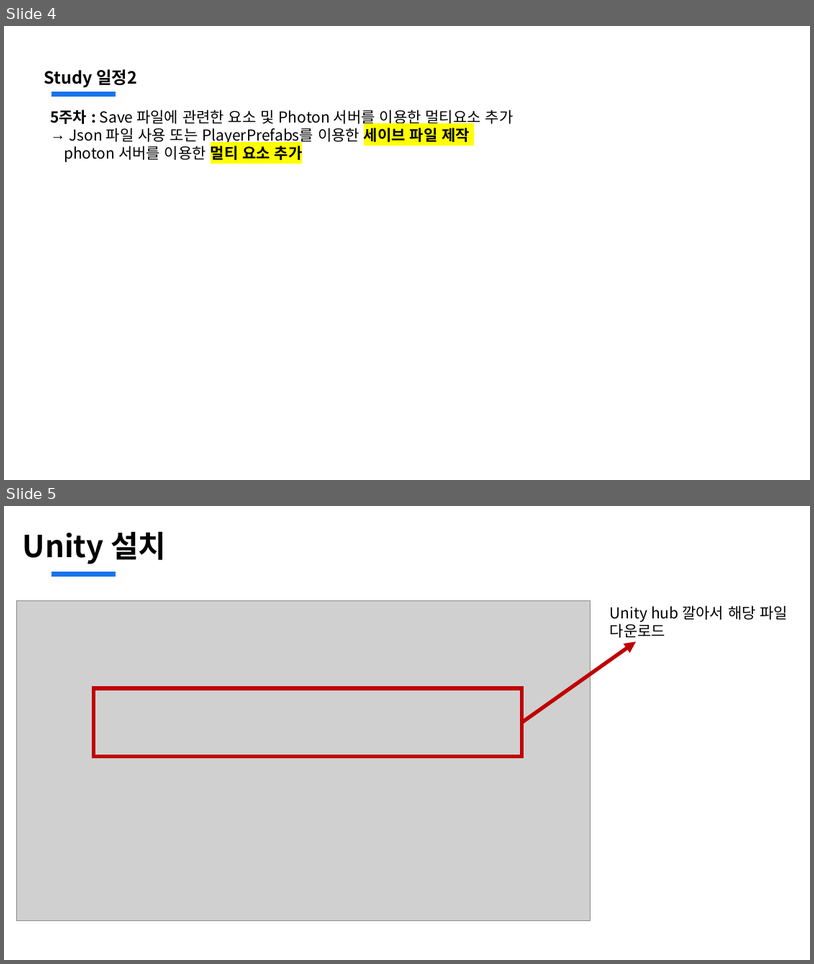
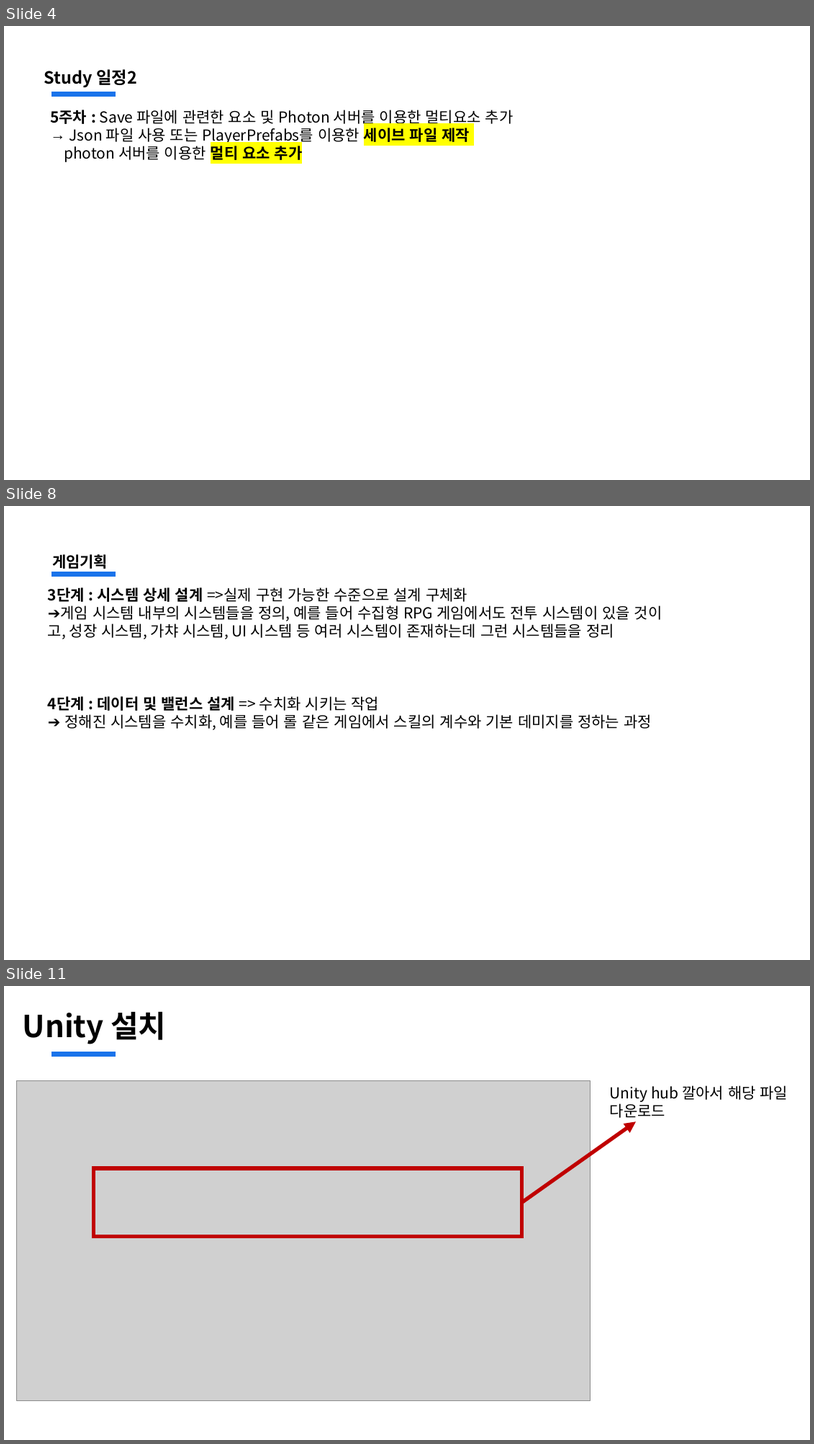
Before and after one commit to jsjin01/MJsec_Unity_Mentoring, a slide deck: MJsec_게임 개발 멘토링/MJsec_1주차.pptx. Shown one above the other, each under a label of ours: slides 4 and 5 before the commit, slides 4, 8 and 11 after it; the slides between them are not shown. The pictures are 814x964 and 814x1444 pixels, drawn with LibreOffice and Linux fonts; fonts in the diff are those of the drawing; grey boxes stand for pictures. Boxes give left, top, right and bottom in pixels: in the first picture for what was removed or moved away, otherwise in the second. Text is boxed around its words. In the diff, an @@ line names an element or a change of style, - is before the commit and + after.

```diff
--- a/MJsec_게임 개발 멘토링/MJsec_1주차.pptx
+++ b/MJsec_게임 개발 멘토링/MJsec_1주차.pptx
@@ slide 8 added at [4,506,810,960], background #FFFFFF; not listed: 1 template element that a slide beside it also shows @@
@@ text added at [52,554,108,569], 18 pt, text #000000, bold @@
+게임기획
@@ text added at [48,587,663,728], 18 pt, text #000000 @@
+3단계 : 시스템 상세 설계 =>실제 구현 가능한 수준으로 설계 구체화
+➔게임 시스템 내부의 시스템들을 정의, 예를 들어 수집형 RPG 게임에서도 전투 시스템이 있을 것이고, 성장 시스템, 가챠 시스템, UI 시스템 등 여러 시스템이 존재하는데 그런 시스템들을 정리
+4단계 : 데이터 및 밸런스 설계 => 수치화 시키는 작업
+➔ 정해진 시스템을 수치화, 예를 들어 롤 같은 게임에서 스킬의 계수와 기본 데미지를 정하는 과정
@@ what was slide 5 is now slide 11 @@
```
Also in this commit, not shown: 6 other slides added, 1 slide removed, 3 other files.
